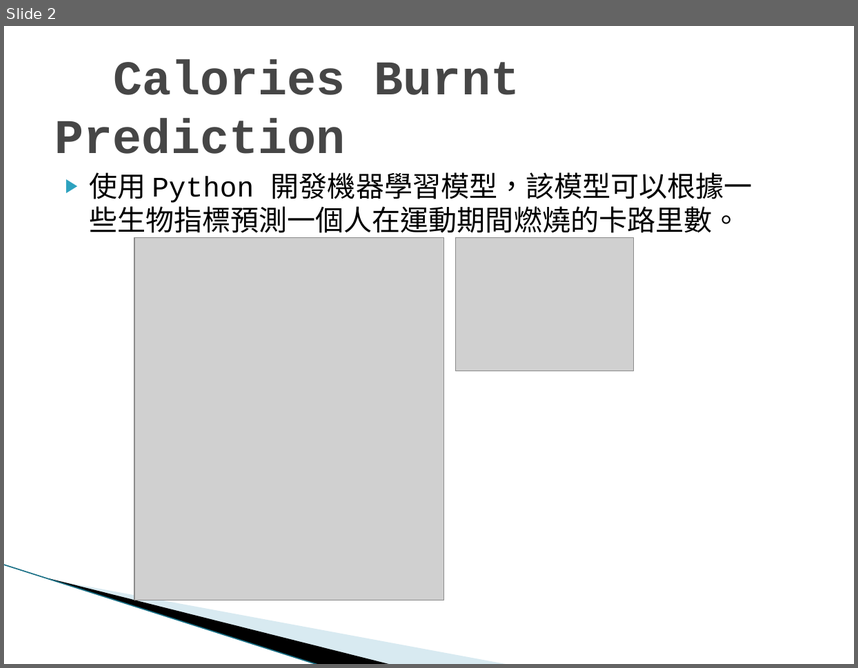
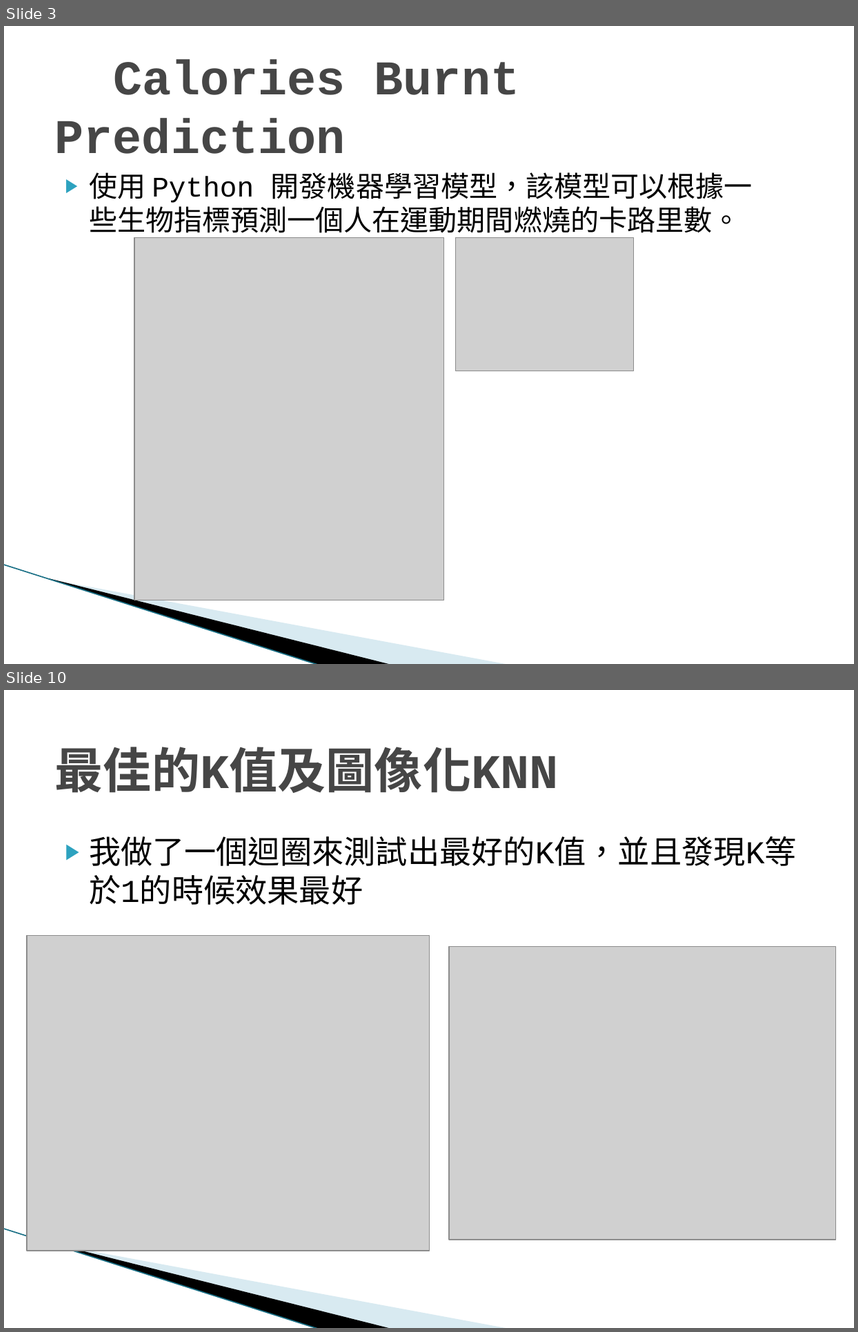
Before and after one commit to kyss0311/IMLP433, a slide deck: final/imlp433楊閎富.pptx. Shown one above the other, each under a label of ours: slide 2 before the commit, slides 3 and 10 after it; the slides between them are not shown. The pictures are 858x668 and 858x1332 pixels, drawn with LibreOffice and Linux fonts; fonts in the diff are those of the drawing; grey boxes stand for pictures; background and template pictures are left out. Boxes give left, top, right and bottom in pixels: in the first picture for what was removed or moved away, otherwise in the second. Text is boxed around its words. In the diff, an @@ line names an element or a change of style, - is before the commit and + after.

```diff
--- a/final/imlp433楊閎富.pptx
+++ b/final/imlp433楊閎富.pptx
@@ slide 10 added at [4, 690, 854, 1328], background #FFFFFF; not listed: 3 template elements that a slide beside it also shows @@
@@ title added at [55, 747, 559, 793], 41 pt, text #464646, bold @@
+最佳的K值及圖像化KNN
@@ text added at [89, 836, 797, 866], 27 pt, text #000000 @@
+▶ 我做了一個迴圈來測試出最好的K值，並且發現K等於1的時候效果最好
@@ picture added at [27, 935, 429, 1250] @@
@@ picture added at [448, 946, 835, 1239] @@
@@ what was slide 2 is now slide 3 @@
```
Also in this commit, not shown: 2 slides changed, 9 other slides added, 21 other files.
